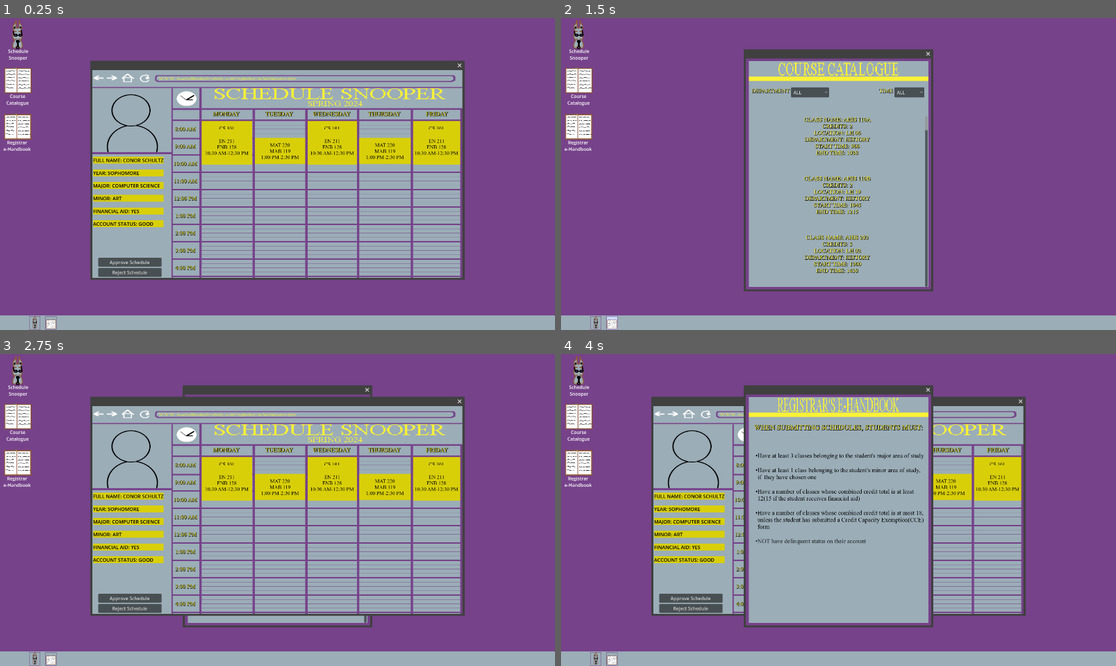
Above: before the commit, frames 1-4 (two rows, left to right).
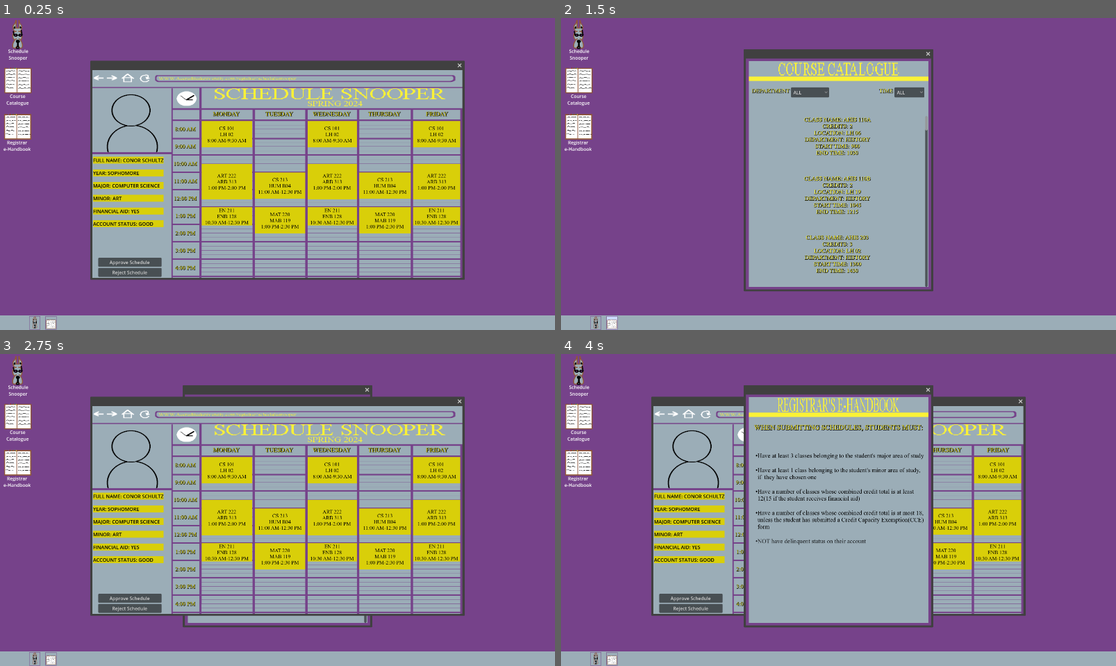
Above: after the commit, the same moments.

Repository: C3PJOE/Registrarent
Game: Godot game, scene res://Scenes/Main.tscn
Two runs of this game, one before a commit and one after it. Both use one fixed random seed, a clock stepped at 60 frames per second and the inputs below.
Inputs (mouse positions are in pixels of both pictures, inside the frame that each line leads up to):
- Up to frame 1 (0.25 s): no input
- Up to frame 2 (1.5 s): click (594, 323) at 0.5 s; click (610, 323) at 1.25 s
- Up to frame 3 (2.75 s): click "[center]Schedule Snooper[cent…" at 2 s
- Up to frame 4 (4 s): click "[center]Course Catalogue[cent…" at 2.75 s; click "[center]Registrar[/center] [c…" at 3.5 s

The runs differ from the first frame. In frame 1, 11% of the frame differs, in the area x 36-83%, y 35-70%; in frame 2, nothing differs; in frame 3, 11%; in frame 4, 3.8%.

Commit message:
algorithmic time placement of labels now works flawlessly

Diff:
--- a/Scenes/Main.tscn
+++ b/Scenes/Main.tscn
@@ -708,7 +708,6 @@
 fit_content = true
 
 [node name="MLabel1" type="RichTextLabel" parent="MainContainer/ScheduleBrowserParentWindow/ScheduleBrowserWindow" groups=["MondayLabels"]]
-visible = false
 custom_minimum_size = Vector2(174, 0)
 offset_left = 379.0
 offset_top = 354.0
@@ -800,7 +799,6 @@
 fit_content = true
 
 [node name="TLabel1" type="RichTextLabel" parent="MainContainer/ScheduleBrowserParentWindow/ScheduleBrowserWindow" groups=["TuesdayLabels"]]
-visible = false
 custom_minimum_size = Vector2(174, 0)
 offset_left = 562.0
 offset_top = 177.0
@@ -816,7 +814,6 @@
 fit_content = true
 
 [node name="TLabel2" type="RichTextLabel" parent="MainContainer/ScheduleBrowserParentWindow/ScheduleBrowserWindow" groups=["TuesdayLabels"]]
-visible = false
 custom_minimum_size = Vector2(174, 0)
 offset_left = 1124.0
 offset_top = 440.0
@@ -892,7 +889,6 @@
 fit_content = true
 
 [node name="WLabel1" type="RichTextLabel" parent="MainContainer/ScheduleBrowserParentWindow/ScheduleBrowserWindow" groups=["WednesdayLabels"]]
-visible = false
 custom_minimum_size = Vector2(171, 0)
 offset_left = 744.0
 offset_top = 177.0
@@ -987,7 +983,6 @@
 fit_content = true
 
 [node name="ThLabel1" type="RichTextLabel" parent="MainContainer/ScheduleBrowserParentWindow/ScheduleBrowserWindow" groups=["ThursdayLabels"]]
-visible = false
 custom_minimum_size = Vector2(178, 0)
 offset_left = 923.0
 offset_top = 177.0
@@ -1082,7 +1077,6 @@
 fit_content = true
 
 [node name="FLabel1" type="RichTextLabel" parent="MainContainer/ScheduleBrowserParentWindow/ScheduleBrowserWindow" groups=["FridayLabels"]]
-visible = false
 custom_minimum_size = Vector2(163, 0)
 offset_left = 1109.0
 offset_top = 177.0
--- a/Scenes/ScheduleBrowserWindow.gd
+++ b/Scenes/ScheduleBrowserWindow.gd
@@ -89,11 +89,10 @@
 @onready var wednesday_label = get_tree().get_nodes_in_group("WednesdayLabels")
 @onready var thursday_label = get_tree().get_nodes_in_group("ThursdayLabels")
 @onready var friday_label = get_tree().get_nodes_in_group("FridayLabels")
-@onready var day_of_week_label:Array
 
 func _ready():
 	_set_time_labels_positions()
-	_set_week_label_x_positions()
+
 	#index variable we will pass to set current schedule to tell it which
 	#student needs to have their schedule set
 	studentIndex = 0
@@ -102,6 +101,7 @@
 
 #calls the set current schedule function
 func start(student:int):
+	_set_week_label_x_positions()
 	studentData= read_json_file(file1)
 	classData = read_json_file(file2)
 	_set_Current_Schedule(student)
@@ -122,19 +122,20 @@
 #The x position of a label will never change again after this
 func _set_week_label_x_positions():
 	for label in monday_label:
-		label.position.x = 378
+		label.set_position(Vector2i(378,0))
 
 	for label in tuesday_label:
-		label.position.x = 562
+		label.set_position(Vector2i(562,0))
 
 	for label in wednesday_label:
-		label.position.x = 744
+		label.set_position(Vector2i(744,0))
 
 	for label in thursday_label:
-		label.position.x = 923
+		label.set_position(Vector2i(923,0))
 
 	for label in friday_label:
-		label.position.x = 1109
+		label.set_position(Vector2i(1109,0))
+
 
 func _set_Current_Schedule(student: int):
 	clearLabels()
@@ -163,30 +164,24 @@
 	var fri_class_array = fri.rsplit(",",true,5)
 	#array that holds the classes for every day of the week, as set above
 	var parent_class_array = [mon_class_array,tues_class_array,wed_class_array,thurs_class_array,fri_class_array]
-
+	#array that holds the rich text labels that will actually hold the data and be displayed on screen
+	var day_of_week_label_array = [monday_label,tuesday_label,wednesday_label,thursday_label,friday_label]
 	#iterates from 0 to 4 and calls label_assigner with respect to day_of_week, with 0 being monday and 4 being friday
 	for day_of_week in range(0,5):
 		#calls label_assigner for each day of the week, with 0 being monday and 4 being tuesday
-		label_assigner(day_of_week,parent_class_array)
+		label_assigner(day_of_week,parent_class_array,day_of_week_label_array)
 
 #func that takes the day, number of labels, and the parent array from set_current_schedule
 #and assigns the contents of the parent array to labels using match statements
-func label_assigner(day:int, parent_array:Array):
+func label_assigner(day:int, parent_array:Array,day_of_week_group:Array):
 	var checkedResult:Array
 	#match statement that checks what day of the week it is, so we can set the correct label(monday == 0, friday == 4)
-	match day:
-		0:
-			day_of_week_label = monday_label.duplicate()
-		1:
-			day_of_week_label = tuesday_label.duplicate()
-		2:
-			day_of_week_label = wednesday_label.duplicate()
-		3:
-			day_of_week_label = thursday_label.duplicate()
-		4:
-			day_of_week_label = friday_label.duplicate()
+
 	var n = 0
 	for label in parent_array[day]:
+		#waits a fraction of a second because I was having issues with the first schedule not placing correctly and
+		#this seems to fix it
+		await get_tree().create_timer(.01).timeout
 		#calls check_for_class func and stores the results in an array
 		checkedResult = check_for_class(parent_array[day],classData)
 		#converts the 24 hr start and end times to 12 hr for placement on the text label
@@ -196,29 +191,25 @@
 		_sort_by_time(checkedResult)
 		#setting the text that will be assigned to the label by calling
 		var labelText:String = checkedResult[n].CLASSNAME + "\n" + checkedResult[n].CLASSLOCATION + "\n" + _12_hr_start_time + "-" + _12_hr_end_time
-
-		day_of_week_label[n].add_theme_font_override("normal_font",load("res://Assets/Fonts/times.ttf"))
-		day_of_week_label[n].add_theme_font_size_override("normal_font_size",18)
+		var path = get_path_to(day_of_week_group[day][n])
+		#sets default font and font size
+		get_node(path).add_theme_font_override("normal_font",load("res://Assets/Fonts/times.ttf"))
+		get_node(path).add_theme_font_size_override("normal_font_size",18)
 
 		#adds the text to the label, using bbcode tags to center it
-		day_of_week_label[n].append_text("[center]%s[/center]" % labelText)
-		#sets the position of the label on the screen by calling label_placer(which returns vector2i) and passing the checkedResult array,
-		#the index we want to be placed, and the label's current x position, which should never change
-		label_placer_again(checkedResult,n,day_of_week_label[n])
-		#shows the label
-		day_of_week_label[n].show()
+		get_node(path).append_text("[center]%s[/center]" % labelText)
+		#sets the position of the label on the screen by calling label_placer and passing the checkedResult array,
+		#the index we want to be placed, and the current day of week label we want to fill with data
+		label_placer(checkedResult,n,day_of_week_group[day][n])
 
 		n+=1
 
-func label_placer_again(array,array_index,current_label:RichTextLabel):
+func label_placer(array,array_index,current_label:RichTextLabel):
 	var class_start_time = int(array[array_index].CLASSSTARTTIME)
 	var class_end_time = int(array[array_index].CLASSENDTIME)
 	var label_x_coordinate = current_label.global_position.x
 
 	var start_label = which_starting_label(class_start_time)
-	var end_label = which_ending_label(class_end_time)
-
-	var padding_amount = abs(start_label.global_position.y - end_label.global_position.y)
 
 	current_label.set_position(Vector2i(label_x_coordinate,start_label.global_position.y))
 
@@ -231,6 +222,8 @@
 	elif array[array_index].CLASSDURATION == 120:
 		current_label.get_theme_stylebox("normal").border_width_bottom = 30
 		current_label.get_theme_stylebox("normal").border_width_top = 30
+
+	current_label.show()
 
 
 #determines where on the schedue grid the current class should start
@@ -263,39 +256,6 @@
 
 	#print(starting_label)
 	return starting_label
-
-#determines where on the schedue grid the current class should end
-func which_ending_label(end_time:int):
-	var last_two_digits
-	var label:String
-	var path
-	if(end_time < 1000):
-		last_two_digits = str(end_time).substr(1,3)
-		label = str(end_time).substr(0,1) + last_two_digits +"Line"
-	else:
-		last_two_digits = str(end_time).substr(2,4)
-		label = str(end_time).substr(0,2) + last_two_digits +"Line"
-
-	match last_two_digits:
-		"00":
-			if end_time == 800:
-				path = "/root/Main/MainContainer/ScheduleBrowserParentWindow/ScheduleBrowserWindow/800Line"
-			else:
-				path = "/root/Main/MainContainer/ScheduleBrowserParentWindow/ScheduleBrowserWindow/HourLineContainer/"+label
-		"15":
-			path = "/root/Main/MainContainer/ScheduleBrowserParentWindow/ScheduleBrowserWindow/FifteenMinContainer/"+label
-		"30":
-			path = "/root/Main/MainContainer/ScheduleBrowserParentWindow/ScheduleBrowserWindow/HalfHourLineContainer/"+label
-		"45":
-			path = "/root/Main/MainContainer/ScheduleBrowserParentWindow/ScheduleBrowserWindow/FortyFiveMinContainer/"+label
-		_:
-			path = "/root/Main/MainContainer/ScheduleBrowserParentWindow/ScheduleBrowserWindow/800Line"
-
-	var ending_label = get_node(path)
-
-
-	#print(starting_label)
-	return ending_label
 
 #function solely dedicated to increasing the student index var,
 #because I know without it i will lose track of this variable
